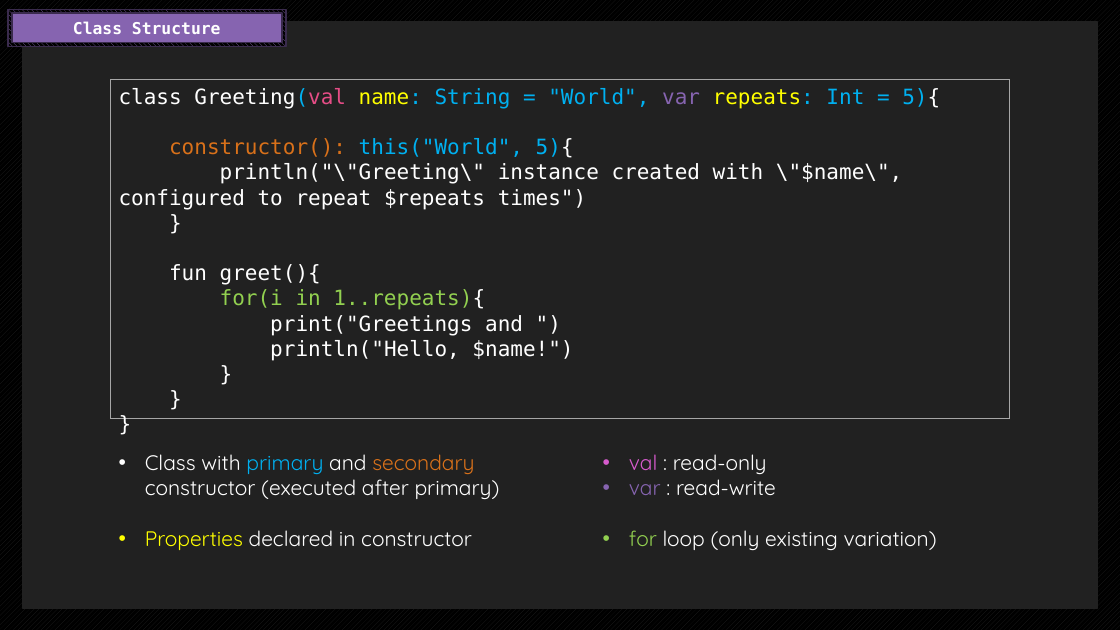
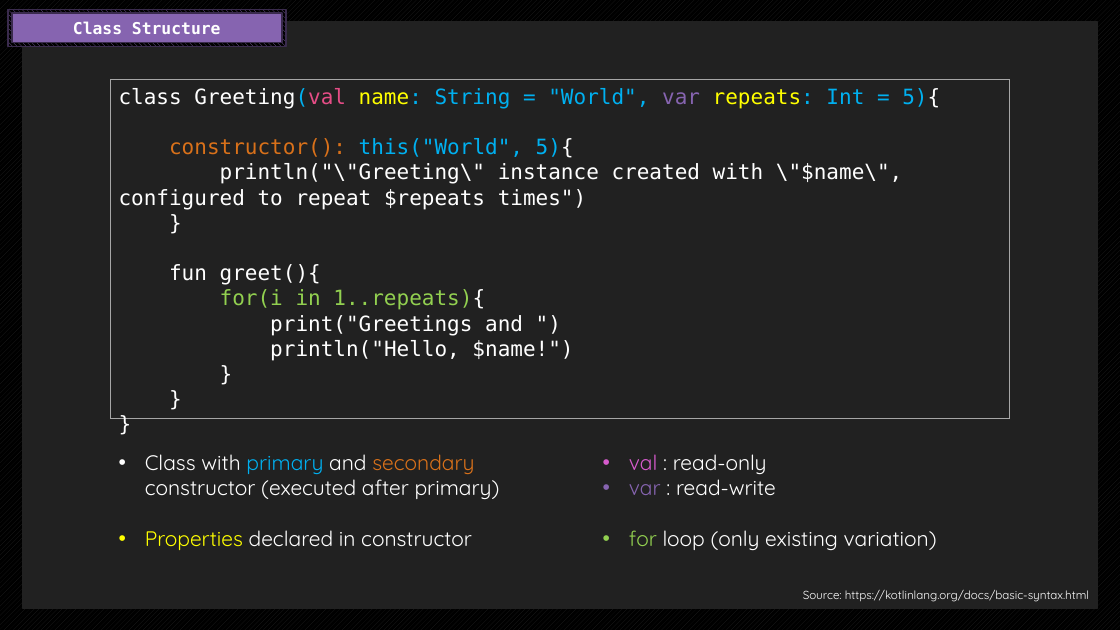
Before and after one commit to endorivium/informational-mastery, a slide deck: slide 6 of KP/Blitzlicht_Kotlin.pptx (slide 5 before the commit). Drawn at 1120x630 pixels with LibreOffice and Linux fonts; fonts in the diff are those of the drawing. Boxes give left, top, right and bottom in pixels: in the first picture for what was removed or moved away, otherwise in the second. Text is boxed around its words. In the diff, an @@ line names an element or a change of style, - is before the commit and + after.

```diff
--- a/KP/Blitzlicht_Kotlin.pptx
+++ b/KP/Blitzlicht_Kotlin.pptx
@@ text added at (x1=803, y1=590, x2=1089, y2=602), 10 pt, text #FFFFFF @@
+Source: https://kotlinlang.org/docs/basic-syntax.html
```
Also in this commit, not shown: 5 other slides changed, 1 slide added.
